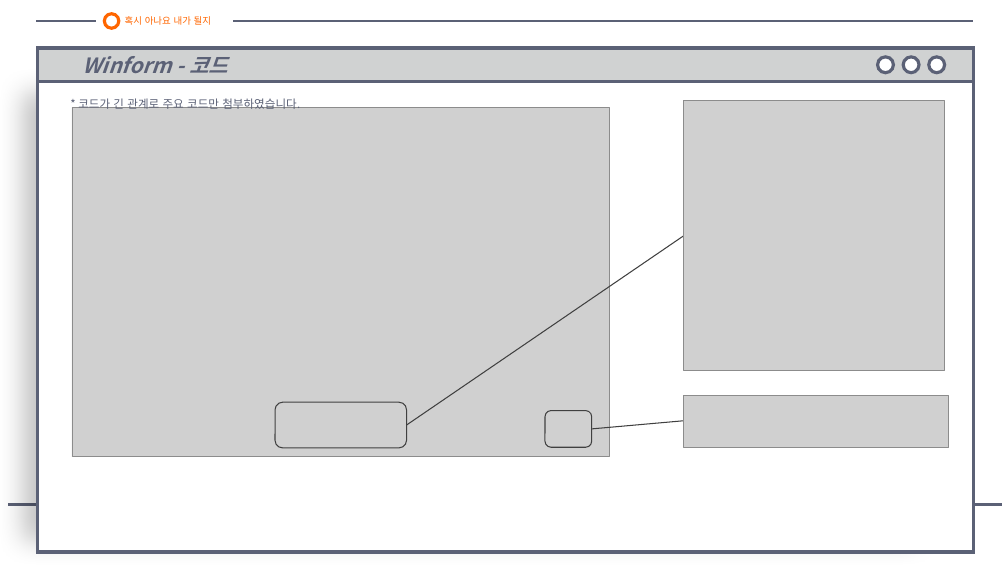
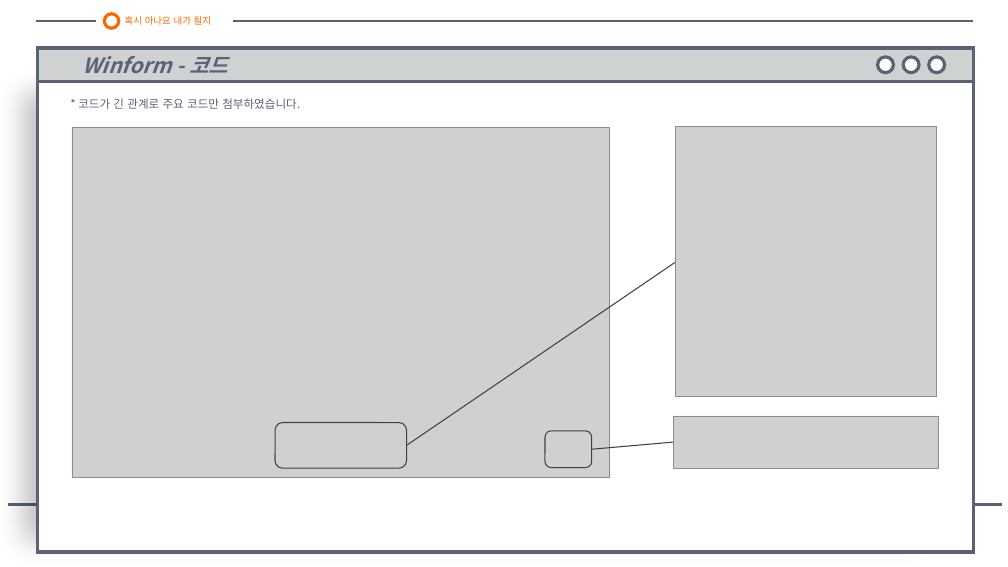
Before and after one commit to galaxy-light/201126-210604, a slide deck: slide 10 of 210409/로또 번호 추첨기 - 양화영.pptx. Drawn at 1008x567 pixels with LibreOffice and Linux fonts; fonts in the diff are those of the drawing; grey boxes stand for pictures. Boxes give left, top, right and bottom in pixels: in the first picture for what was removed or moved away, otherwise in the second. Text is boxed around its words. In the diff, an @@ line names an element or a change of style, - is before the commit and + after.

```diff
--- a/210409/로또 번호 추첨기 - 양화영.pptx
+++ b/210409/로또 번호 추첨기 - 양화영.pptx
@@ picture: place and size @@
-picture at (684,101,945,371)
+picture at (676,127,937,397)
@@ line moved from (407, 425) - (684, 236) to (407, 445) - (676, 262) @@
@@ picture: place and size @@
-picture at (684,395,949,448)
+picture at (674,416,938,468)
@@ 2 rounded rectangles, 1 picture: place and size @@
-2 rounded rectangles, 1 picture at (72,107,609,457)
+2 rounded rectangles, 1 picture at (72,128,609,477)
@@ line moved from (592, 429) - (684, 421) to (592, 449) - (674, 442) @@
```
Also in this commit, not shown: 10 other slides changed.
